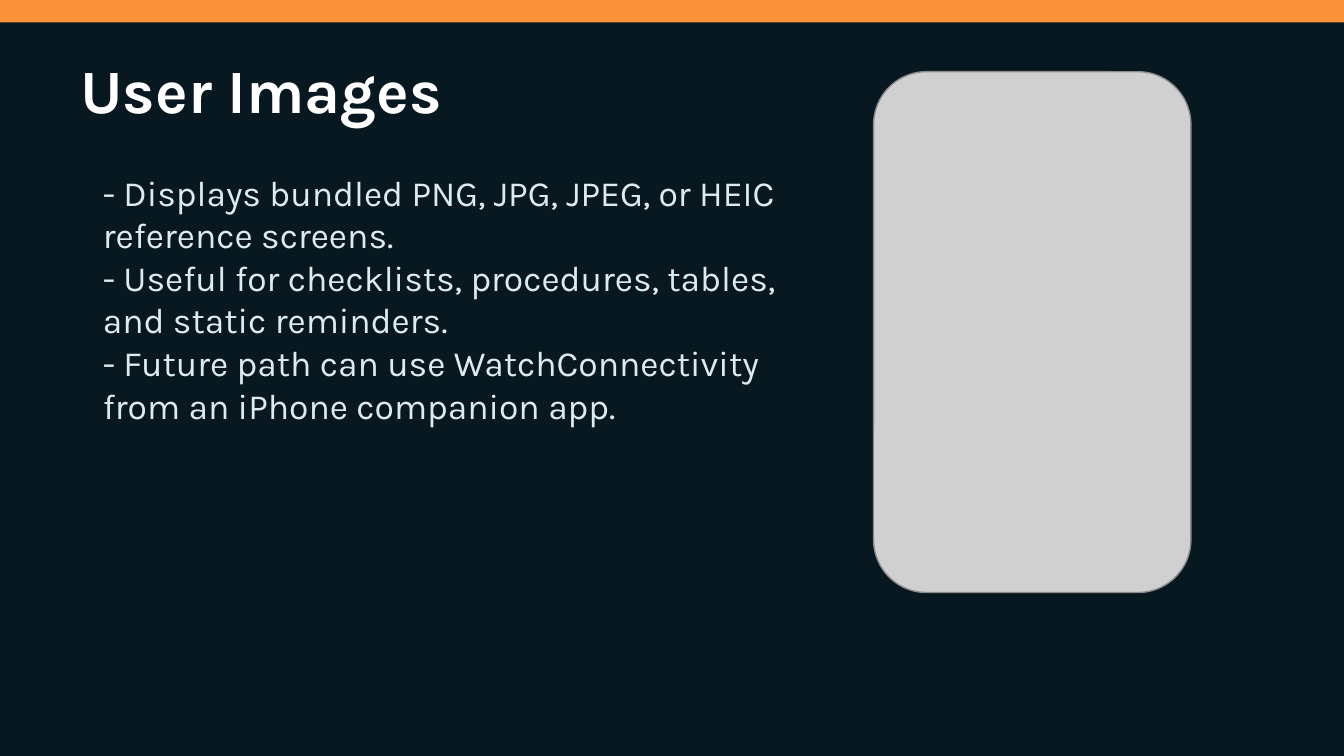
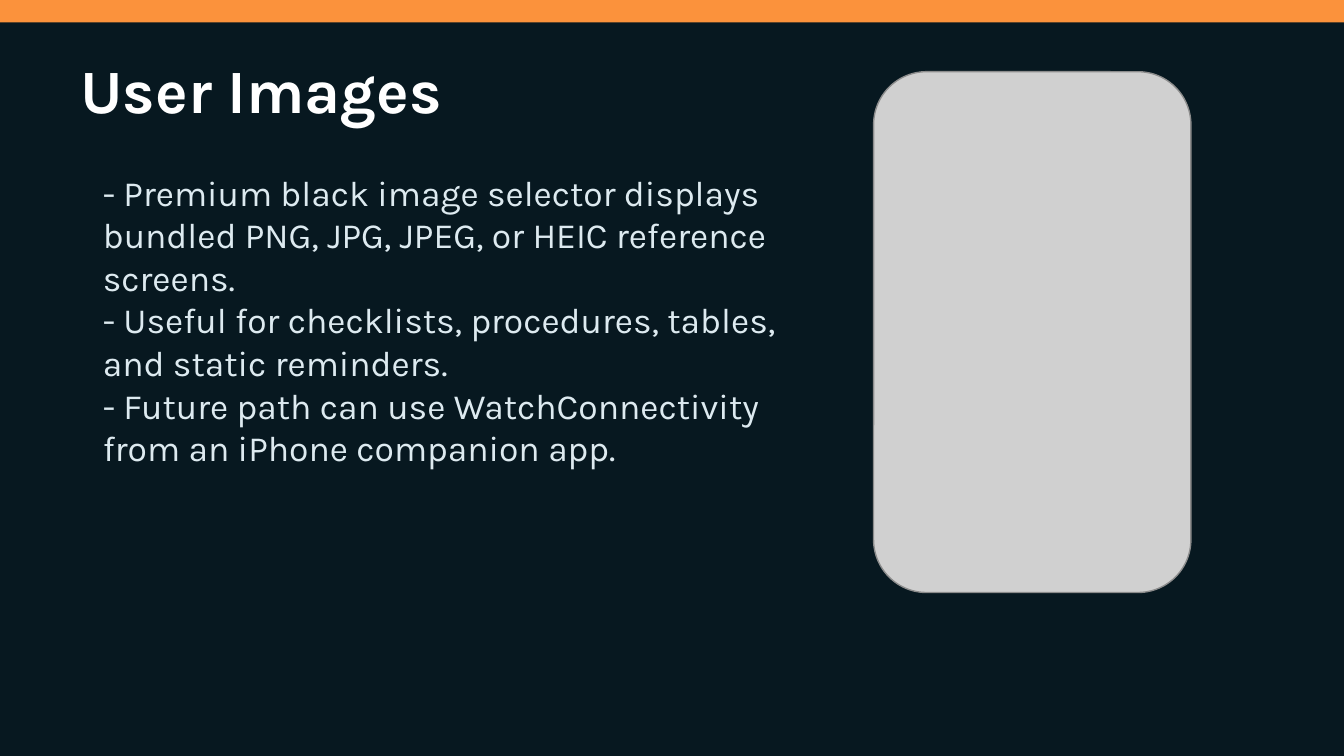
Before and after one commit to egopfe/DirDiving-App, a slide deck: slide 10 of DIR_DIVING_Full_Feature_Presentation.pptx. Drawn at 1344x756 pixels with LibreOffice and Linux fonts; fonts in the diff are those of the drawing; grey boxes stand for pictures. Boxes give left, top, right and bottom in pixels: in the first picture for what was removed or moved away, otherwise in the second. Text is boxed around its words. In the diff, an @@ line names an element or a change of style, - is before the commit and + after.

Commit message:
Document premium UI across branches

```diff
--- a/DIR_DIVING_Full_Feature_Presentation.pptx
+++ b/DIR_DIVING_Full_Feature_Presentation.pptx
@@ text at [103, 181, 766, 292]: text changed @@
-- Displays bundled PNG, JPG, JPEG, or HEIC reference screens.
+- Premium black image selector displays bundled PNG, JPG, JPEG, or HEIC reference screens.
```
Also in this commit, not shown: 5 other slides changed, 3 other files.
